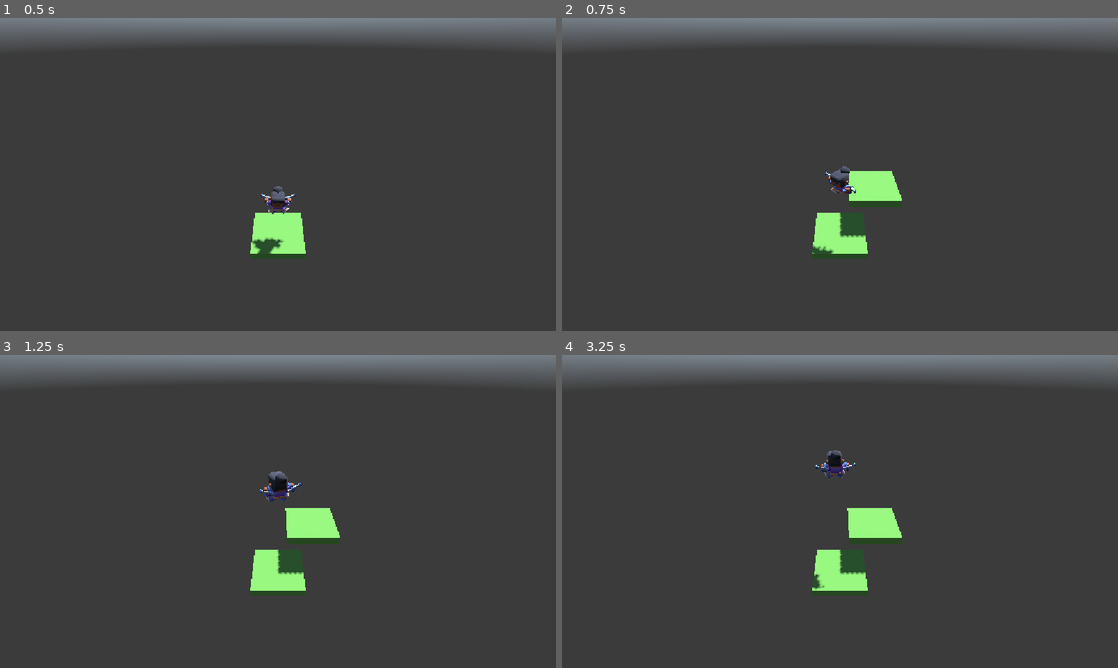
Above: before the commit, frames 1-4 (two rows, left to right).
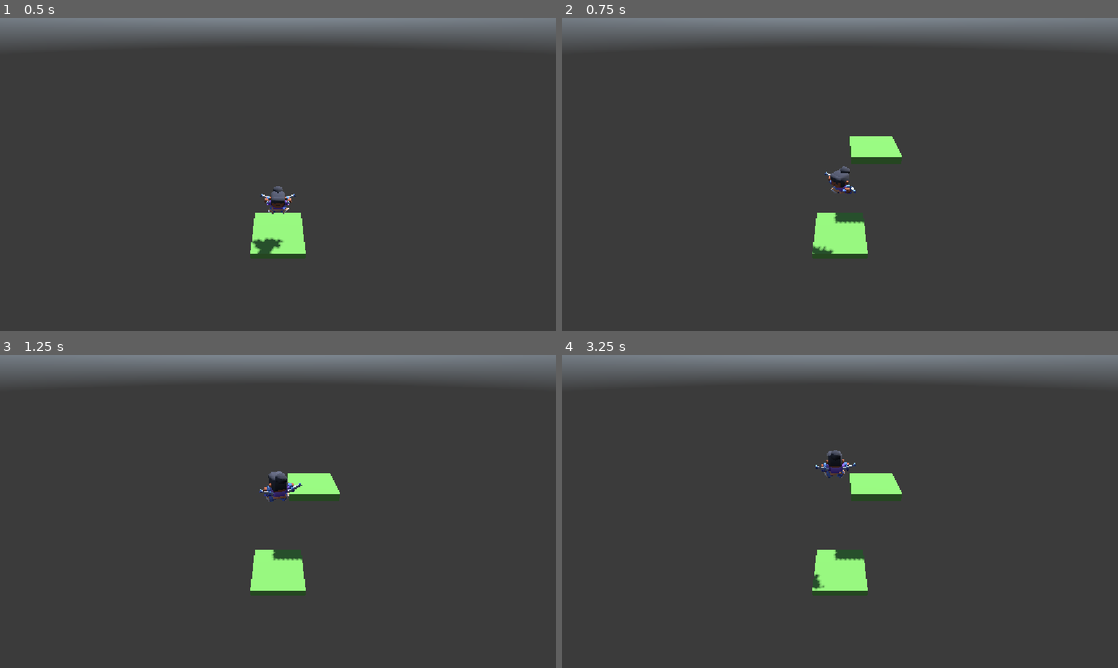
Above: after the commit, the same moments.

Repository: ChristiannYa/sky-pogo
Game: Godot game, scene res://scenes/game/game.tscn
The game is run twice, just before and just after one commit, with the same random seed, the same clock (stepped at 60 frames per second) and the same inputs. A sky picture missing from this copy of the repository is replaced by a grey-blue gradient.
Inputs:
- Up to frame 1 (0.5 s): no input
- Up to frame 2 (0.75 s): hold Right (ui_right) from 0.53 s (still down)
- Up to frame 3 (1.25 s): keep holding Right (ui_right)
- Up to frame 4 (3.25 s): release Right (ui_right) at 1.28 s; hold Left (ui_left) 1.28-2.03 s; hold Right (ui_right) 2.03-2.78 s; hold Up (ui_up) from 2.78 s (still down)

Frame 1 is identical in both runs. In frame 2, 2.0% of the frame differs, in the area x 48-62%, y 37-71%; in frame 3, 2.0%; in frame 4, 2.1%.

Commit message:
14-camera-movement

Diff:
--- a/globals/signal_hub.gd
+++ b/globals/signal_hub.gd
@@ -1,6 +1,8 @@
 extends Node
+
 
 signal new_platform(pos: Vector3)
 
+
 func emit_new_platform(pos: Vector3):
 	new_platform.emit(pos)
--- a/project.godot
+++ b/project.godot
@@ -24,6 +24,14 @@
 window/stretch/mode="canvas_items"
 window/stretch/aspect="expand"
 
+[input]
+
+space={
+"deadzone": 0.2,
+"events": [Object(InputEventKey,"resource_local_to_scene":false,"resource_name":"","device":16,"window_id":0,"alt_pressed":false,"shift_pressed":false,"ctrl_pressed":false,"meta_pressed":false,"pressed":false,"keycode":0,"physical_keycode":32,"key_label":0,"unicode":0,"location":0,"echo":false,"script":null)
+]
+}
+
 [physics]
 
 3d/physics_engine="Jolt Physics"
--- a/scenes/platform/platform.gd
+++ b/scenes/platform/platform.gd
@@ -1,6 +1,5 @@
 class_name Platform
 extends Node3D
-
 
 @export var wait_time = 4.0
 
@@ -18,7 +17,9 @@
 	if anim_name == "vanish": queue_free()
 
 func _on_area_3d_body_entered(body: Node3D):
-	if body is Player and not _is_hit:
-		_is_hit = true
-		timer.start(wait_time * randf_range(0.75, 1.2))
-		SignalHub.emit_new_platform(position)
+	if body is Player:
+		#
+		if not _is_hit:
+			_is_hit = true
+			timer.start(wait_time * randf_range(0.75, 1.2))
+			SignalHub.emit_new_platform(position)
--- a/scenes/player/player.gd
+++ b/scenes/player/player.gd
@@ -10,9 +10,10 @@
 const _ROTATION_SPEED = 4.0
 const _MOVE_SPEED = 4.0
 
+
 # Called when the node enters the scene tree for the first time.
 func _ready():
-	pass # Replace with function body.
+	pass
 
 func _physics_process(delta: float):
 	handle_gravity(delta)
@@ -23,15 +24,14 @@
 
 func handle_gravity(delta: float):
 	velocity.y -= _GRAVITY * delta
-	if is_on_floor():
-		velocity.y = _JUMP_FORCE
+	if is_on_floor(): velocity.y = _JUMP_FORCE
 
 func handle_rotation(delta: float):
-	var rotation: float = _ROTATION_SPEED * delta
+	var base: float = _ROTATION_SPEED * delta
 	if Input.is_action_pressed("ui_left"):
-		rotate_y(rotation)
+		rotate_y(base)
 	if Input.is_action_pressed("ui_right"):
-		rotate_y(-rotation)
+		rotate_y(-base)
 
 func handle_movement():
 	var forward: Vector3 = transform.basis.z * Input.get_action_strength("ui_up")
--- a/scenes/player_camera/player_camera.gd
+++ b/scenes/player_camera/player_camera.gd
@@ -2,10 +2,18 @@
 
 
 @export var buffer = Vector3(0, 10, 8)
+@export var smooth_speed = 2.0
+
+
+var _base_pos: Vector3
 
 
 func _ready():
 	SignalHub.new_platform.connect(on_spawn_platform)
+	_base_pos = position
+
+func _physics_process(delta: float):
+	position = position.lerp(_base_pos, smooth_speed * delta)
 
 func on_spawn_platform(old_pos: Vector3):
-	position = old_pos + buffer
+	_base_pos = old_pos + buffer
--- a/scenes/spawner/spawner.gd
+++ b/scenes/spawner/spawner.gd
@@ -4,10 +4,22 @@
 @export var platform_scene: PackedScene
 
 
+const _OFFSET_HOR = Vector2(1.7, 4.0)
+const _OFFSET_VER = Vector2(2.7, 4.0)
+
+
 func _ready():
 	SignalHub.new_platform.connect(on_spawn_platform)
 
+func get_rand_offset(range: Vector2) -> float:
+	var mag = randf_range(range.x, range.y)
+	return mag if randf() < 0.5 else -mag
+
 func on_spawn_platform(old_pos: Vector3):
 	var new_platform: Platform = platform_scene.instantiate()
-	new_platform.position = old_pos + Vector3(2, 2, -2)
+	new_platform.position = old_pos + Vector3(
+		get_rand_offset(_OFFSET_HOR),
+		randf_range(_OFFSET_VER.x, _OFFSET_VER.y),
+		get_rand_offset(_OFFSET_HOR)
+	)
 	add_child(new_platform)
